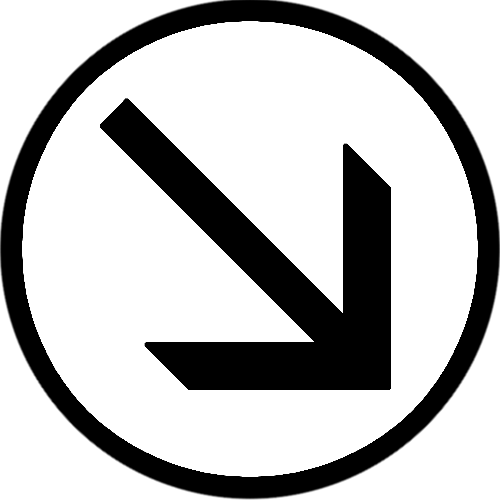
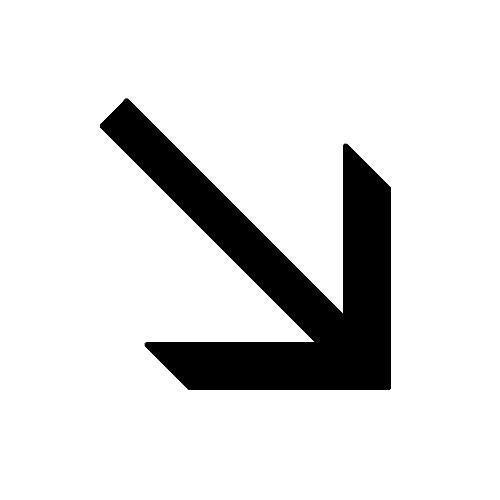
Before/after of a (500, 500) layered artwork. What changed in the layer stack:
removed layer "right_down.png" over (0, 0, 500, 500)
